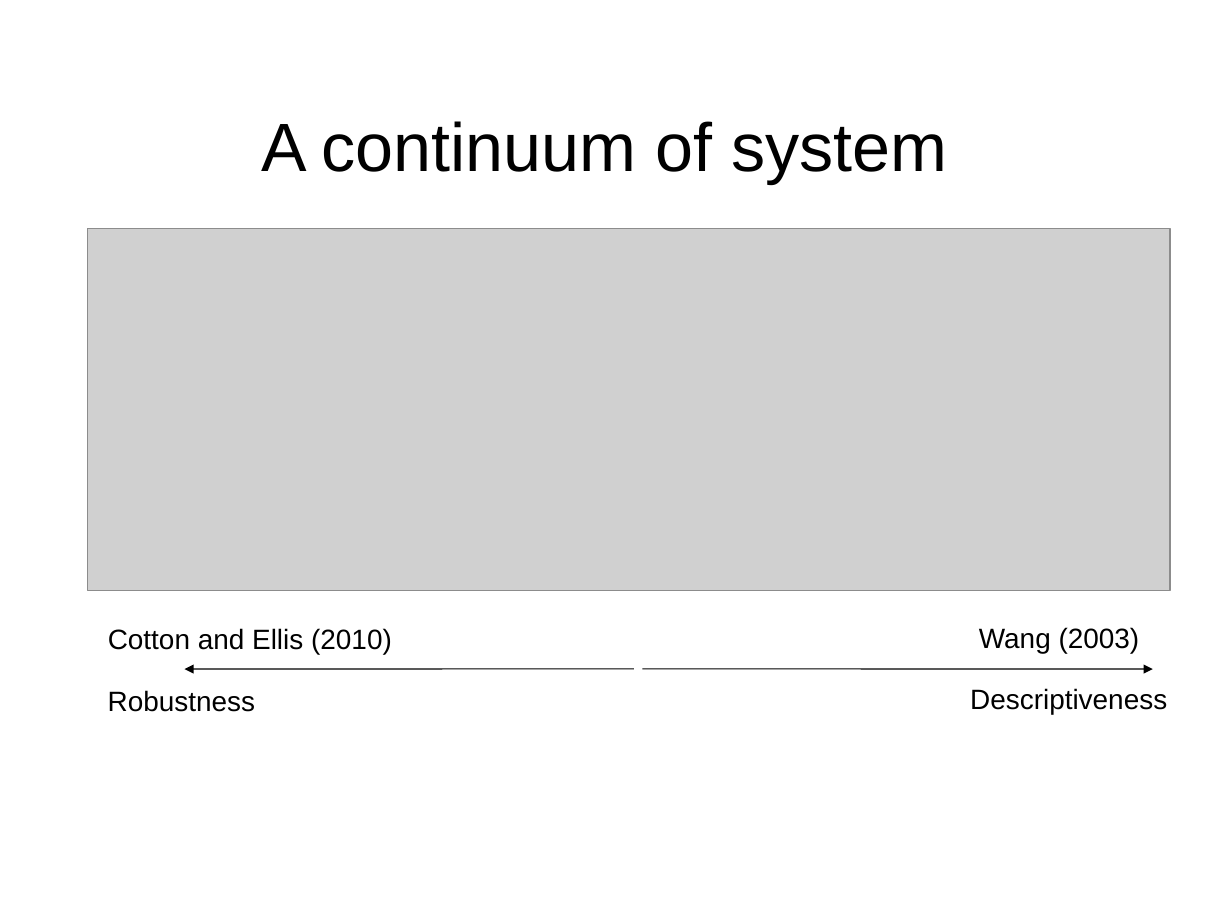
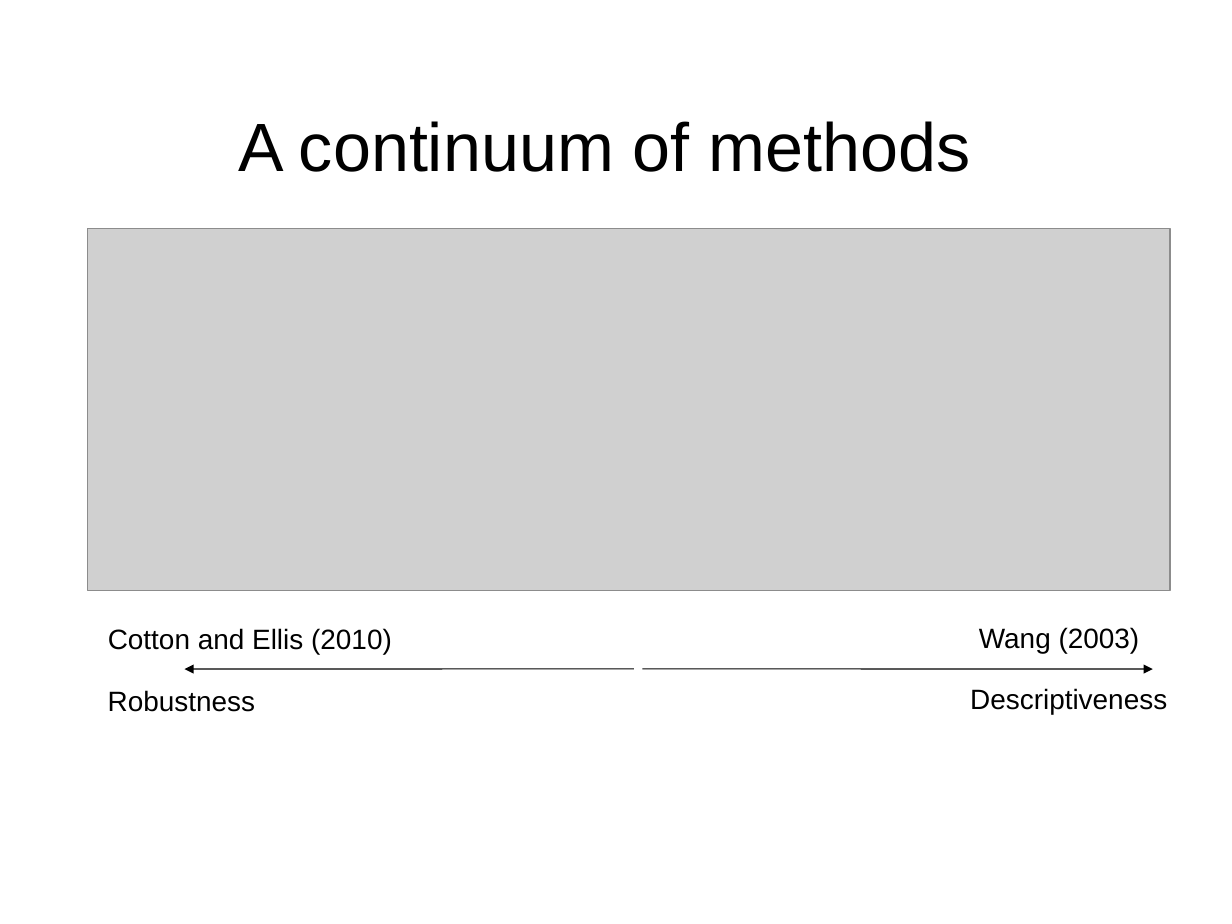
Before and after one commit to mmoussallam/audio-sketch, a slide deck: slide 19 of src/icassp14_fgpt/icassp14/slides.ppt (slide 10 before the commit). Drawn at 1232x924 pixels with LibreOffice and Linux fonts; fonts in the diff are those of the drawing; grey boxes stand for pictures; background and template pictures are left out. Boxes give left, top, right and bottom in pixels: in the first picture for what was removed or moved away, otherwise in the second. Text is boxed around its words. In the diff, an @@ line names an element or a change of style, - is before the commit and + after.

```diff
--- a/src/icassp14_fgpt/icassp14/slides.ppt
+++ b/src/icassp14_fgpt/icassp14/slides.ppt
@@ title at <box>238,121,971,172</box>: text changed @@
-A continuum of system
+A continuum of methods
```
Also in this commit, not shown: 1 other slide changed, 9 slides added, 6 other files.
